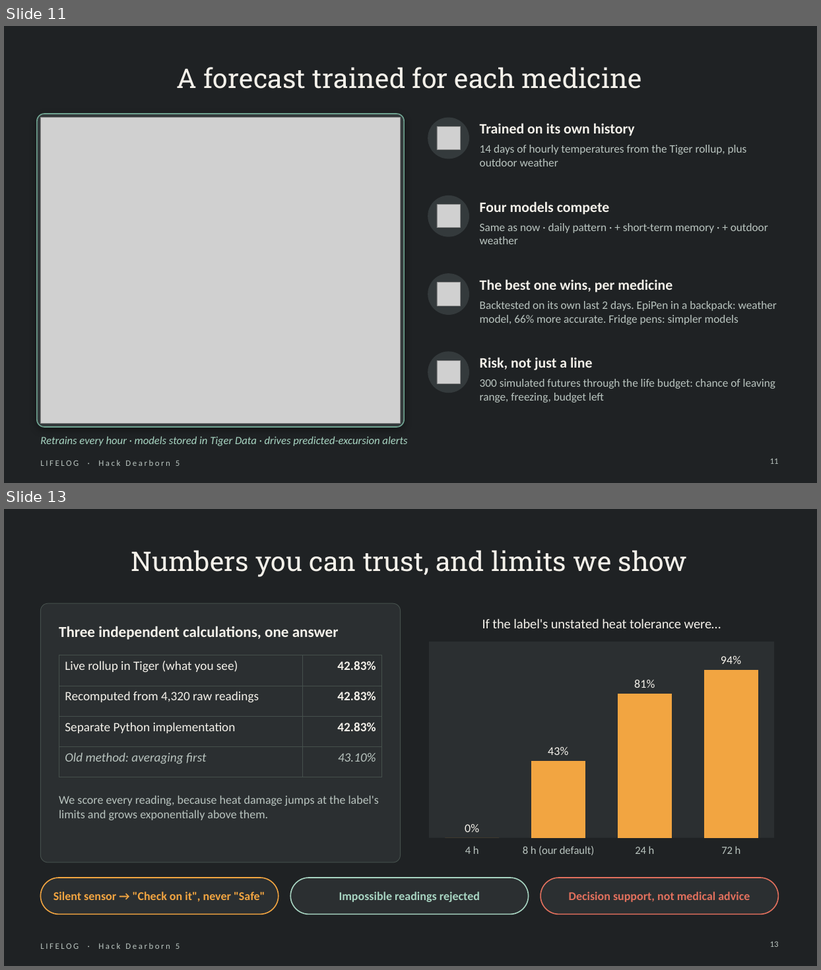
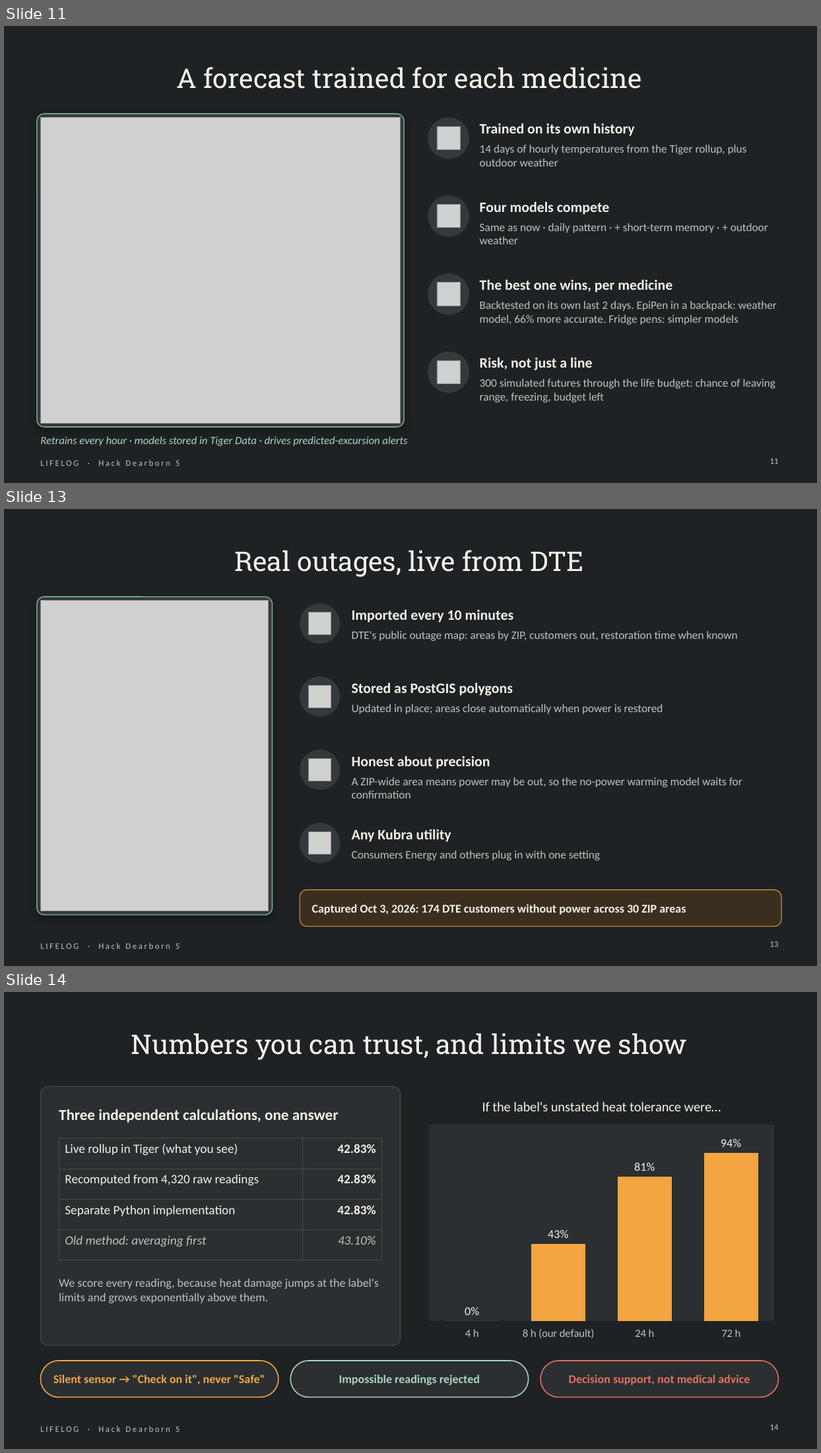
Before and after one commit to Manognya86/HackDearborn5, a slide deck: presentation/LIFELOG_HackDearborn5.pptx. Shown one above the other, each under a label of ours: slides 11 and 13 before the commit, slides 11, 13 and 14 after it; the slides between them are not shown. The pictures are 821x970 and 821x1453 pixels, drawn with LibreOffice and Linux fonts; fonts in the diff are those of the drawing; grey boxes stand for pictures. Boxes give left, top, right and bottom in pixels: in the first picture for what was removed or moved away, otherwise in the second. Text is boxed around its words. In the diff, an @@ line names an element or a change of style, - is before the commit and + after.

```diff
--- a/presentation/LIFELOG_HackDearborn5.pptx
+++ b/presentation/LIFELOG_HackDearborn5.pptx
@@ slide 13 added at (4, 509, 817, 966), background #1F2224; not listed: 1 template element that a slide beside it also shows @@
@@ title added at (234, 550, 584, 577), 32 pt, text #F4F1EA @@
+Real outages, live from DTE
@@ rounded rectangle added at (37, 597, 273, 916), fill #343A3C, outline #6FA391 1.25 pt @@
@@ picture added at (40, 601, 269, 912) @@
@@ ellipse added at (300, 603, 340, 644), fill #343A3C @@
@@ picture added at (309, 613, 331, 635) @@
@@ text added at (352, 609, 514, 623), 17 pt, text #F4F1EA, bold @@
+Imported every 10 minutes
@@ text added at (352, 631, 738, 641), 13.5 pt, text #B9C4BF @@
+DTE's public outage map: areas by ZIP, customers out, restoration time when known
@@ ellipse added at (300, 677, 340, 717), fill #343A3C @@
@@ picture added at (309, 686, 331, 708) @@
@@ text added at (352, 683, 513, 696), 17 pt, text #F4F1EA, bold @@
+Stored as PostGIS polygons
@@ text added at (352, 704, 663, 714), 13.5 pt, text #B9C4BF @@
+Updated in place; areas close automatically when power is restored
@@ ellipse added at (300, 750, 340, 790), fill #343A3C @@
@@ picture added at (309, 759, 331, 782) @@
@@ text added at (352, 756, 490, 769), 17 pt, text #F4F1EA, bold @@
+Honest about precision
@@ text added at (352, 778, 743, 799), 13.5 pt, text #B9C4BF @@
+A ZIP-wide area means power may be out, so the no-power warming model waits for confirmation
@@ ellipse added at (300, 823, 340, 863), fill #343A3C @@
@@ picture added at (309, 832, 331, 855) @@
@@ text added at (352, 829, 451, 842), 17 pt, text #F4F1EA, bold @@
+Any Kubra utility
@@ text added at (352, 851, 600, 861), 13.5 pt, text #B9C4BF @@
+Consumers Energy and others plug in with one setting
@@ rounded rectangle added at (300, 890, 781, 927), fill #3A2F1E, outline #F2A541 0.75 pt @@
@@ text added at (312, 904, 686, 915), 14 pt, text #F4F1EA, bold @@
+Captured Oct 3, 2026: 174 DTE customers without power across 30 ZIP areas
@@ page number added at (770, 941, 779, 947), 10 pt, text #B9C4BF @@
+13
@@ what was slide 13 is now slide 14 @@
@@ page number at (770, 1425, 779, 1430): text changed @@
-13
+14
```
Also in this commit, not shown: 2 slides changed, 2 other slides added, 5 other files.
